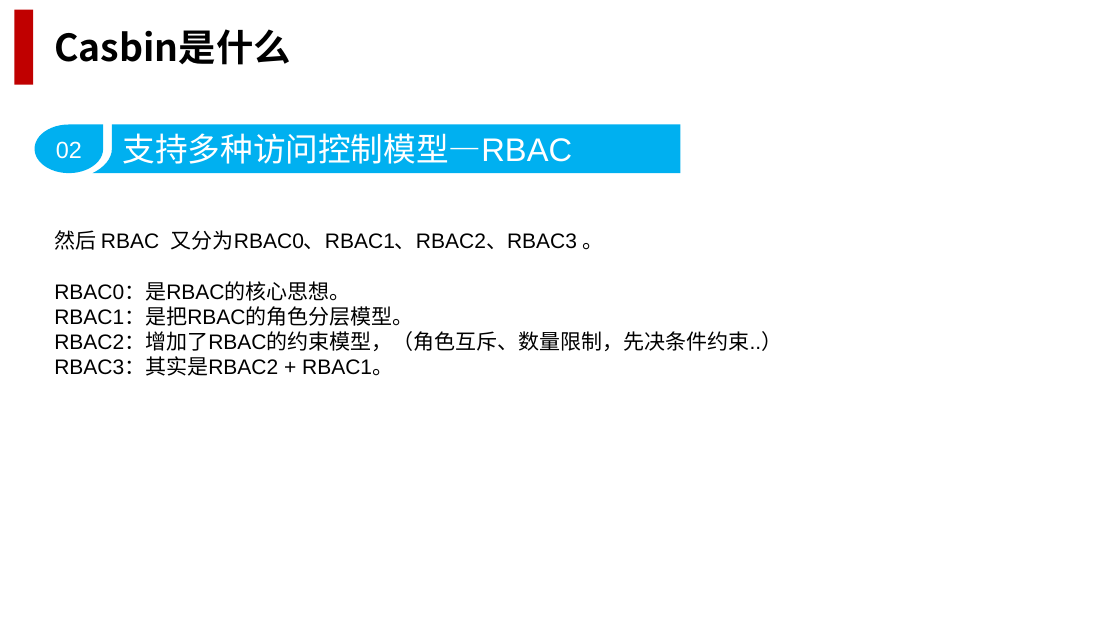
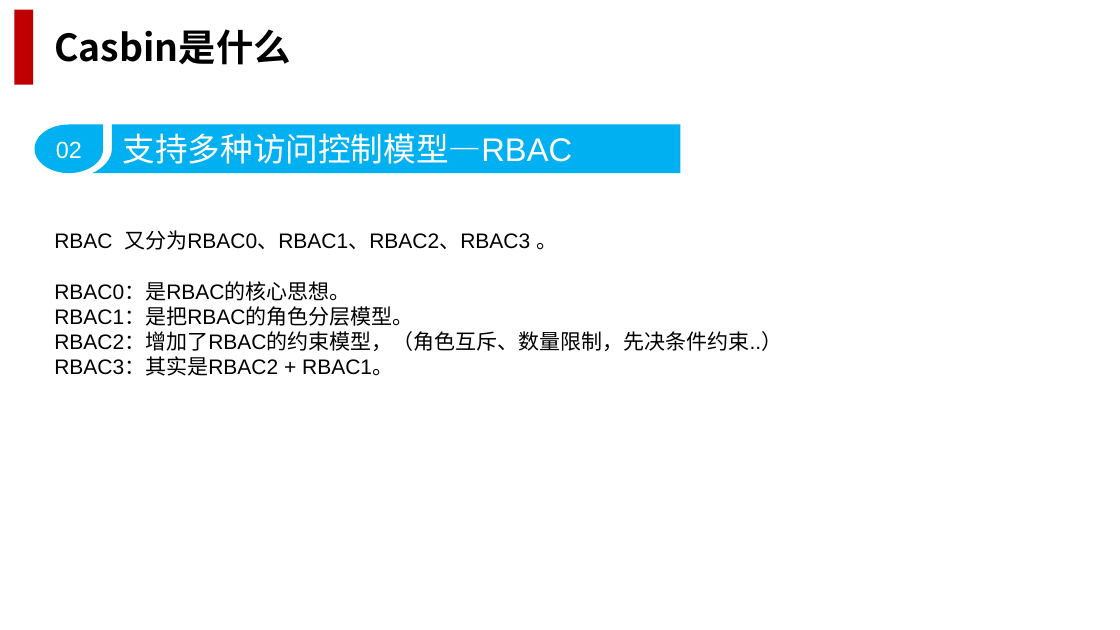
Before and after one commit to marvinang/learn_rust, a slide deck: slide 8 of casbin.pptx. Drawn at 1120x630 pixels with LibreOffice and Linux fonts; fonts in the diff are those of the drawing; background and template pictures are left out. Boxes give left, top, right and bottom in pixels: in the first picture for what was removed or moved away, otherwise in the second. Text is boxed around its words. In the diff, an @@ line names an element or a change of style, - is before the commit and + after.

```diff
--- a/casbin.pptx
+++ b/casbin.pptx
@@ text at bbox=[54, 230, 557, 250]: text changed @@
-然后 RBAC 又分为RBAC0、RBAC1、RBAC2、RBAC3 。
+RBAC 又分为RBAC0、RBAC1、RBAC2、RBAC3 。
```
Also in this commit, not shown: 12 other slides changed, 2 slides added.
